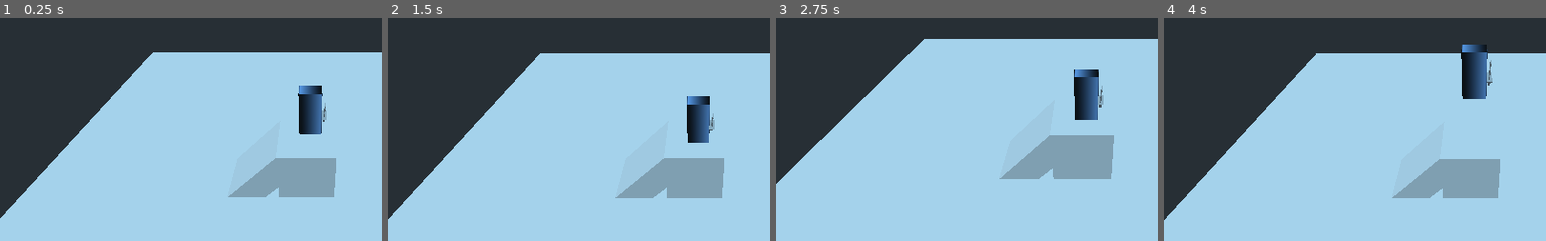
Above: before the commit, frames 1-4 (left to right).
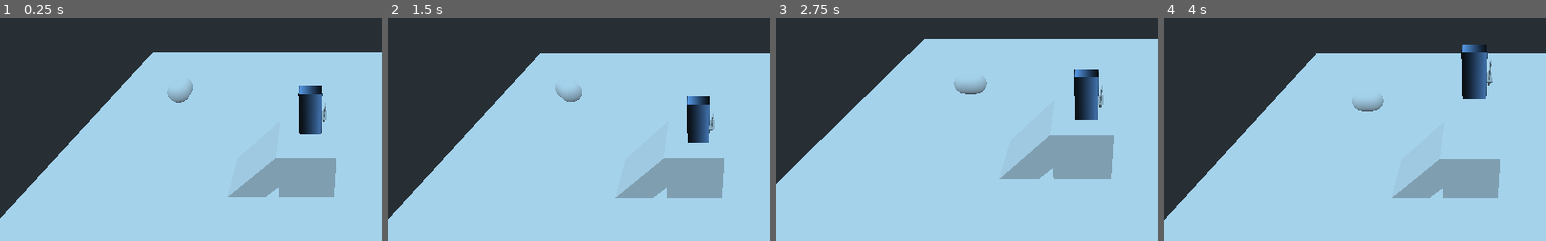
Above: after the commit, the same moments.

Repository: MXsora/Valeria-game
Game: Godot game, scene res://Scenes/Test.tscn
Two runs of this game, one before a commit and one after it. Both use one fixed random seed, a clock stepped at 60 frames per second and the inputs below.
Inputs:
- Up to frame 1 (0.25 s): no input
- Up to frame 2 (1.5 s): tap Space (ig_jump) at 0.77 s
- Up to frame 3 (2.75 s): tap Space (ig_jump) at 1.52 s
- Up to frame 4 (4 s): tap Space (ig_jump) at 3.02, 3.77 s
The pictures show only the part of the screen within x 9-59%, y 30-80%; the shares and areas given below are measured in that part.

The runs differ from the first frame. In frame 1, 0.3% of the frame differs, in the area x 43-51%, y 27-39%; in frame 2, 0.3%; in frame 3, 0.4%, in the area x 46-56%, y 26-35%; in frame 4, 0.3%.

Commit message:
Basic Enemy, attack test started

Diff:
--- /dev/null
+++ b/Scenes/InGame/EnemyBase.tscn
@@ -0,0 +1,60 @@
+[gd_scene load_steps=6 format=2]
+
+[ext_resource path="res://Scripts/EnemyBase.gd" type="Script" id=1]
+
+[sub_resource type="CapsuleMesh" id=1]
+
+[sub_resource type="Animation" id=3]
+length = 0.001
+tracks/0/type = "value"
+tracks/0/path = NodePath("Graphics/MeshInstance:scale")
+tracks/0/interp = 1
+tracks/0/loop_wrap = true
+tracks/0/imported = false
+tracks/0/enabled = true
+tracks/0/keys = {
+"times": PoolRealArray( 0 ),
+"transitions": PoolRealArray( 1 ),
+"update": 0,
+"values": [ Vector3( 1, 1, 1 ) ]
+}
+
+[sub_resource type="Animation" id=4]
+resource_name = "hurt_test"
+length = 0.3
+tracks/0/type = "value"
+tracks/0/path = NodePath("Graphics/MeshInstance:scale")
+tracks/0/interp = 1
+tracks/0/loop_wrap = true
+tracks/0/imported = false
+tracks/0/enabled = true
+tracks/0/keys = {
+"times": PoolRealArray( 0, 0.1, 0.2, 0.3 ),
+"transitions": PoolRealArray( 1, 1, 1, 1 ),
+"update": 0,
+"values": [ Vector3( 1, 1, 1 ), Vector3( 1.444, 0.574, 1 ), Vector3( 0.908, 1.152, 1 ), Vector3( 1, 1, 1 ) ]
+}
+
+[sub_resource type="CapsuleShape" id=2]
+
+[node name="Enemy" type="KinematicBody"]
+script = ExtResource( 1 )
+
+[node name="Graphics" type="Spatial" parent="."]
+
+[node name="MeshInstance" type="MeshInstance" parent="Graphics"]
+mesh = SubResource( 1 )
+skeleton = NodePath("../..")
+
+[node name="AnimationPlayer" type="AnimationPlayer" parent="Graphics"]
+root_node = NodePath("../..")
+anims/RESET = SubResource( 3 )
+anims/hurt_test = SubResource( 4 )
+
+[node name="CollisionShape" type="CollisionShape" parent="."]
+shape = SubResource( 2 )
+
+[node name="Timer" type="Timer" parent="."]
+autostart = true
+
+[connection signal="timeout" from="Timer" to="." method="_on_Timer_timeout"]
--- a/Scenes/InGame/Player.tscn
+++ b/Scenes/InGame/Player.tscn
@@ -1,8 +1,87 @@
-[gd_scene load_steps=10 format=2]
+[gd_scene load_steps=12 format=2]
 
 [ext_resource path="res://Scripts/CameraOrbit.gd" type="Script" id=1]
 [ext_resource path="res://Art/Work Files/TestSword.dae" type="PackedScene" id=2]
 [ext_resource path="res://Scripts/Player.gd" type="Script" id=3]
+
+[sub_resource type="Animation" id=9]
+length = 0.001
+tracks/0/type = "value"
+tracks/0/path = NodePath("WeaponHolder:translation")
+tracks/0/interp = 1
+tracks/0/loop_wrap = true
+tracks/0/imported = false
+tracks/0/enabled = true
+tracks/0/keys = {
+"times": PoolRealArray( 0 ),
+"transitions": PoolRealArray( 1 ),
+"update": 0,
+"values": [ Vector3( 0.44722, 0.769016, 0.0721291 ) ]
+}
+tracks/1/type = "value"
+tracks/1/path = NodePath("WeaponHolder:rotation_degrees")
+tracks/1/interp = 1
+tracks/1/loop_wrap = true
+tracks/1/imported = false
+tracks/1/enabled = true
+tracks/1/keys = {
+"times": PoolRealArray( 0 ),
+"transitions": PoolRealArray( 1 ),
+"update": 0,
+"values": [ Vector3( 36, 0, 0 ) ]
+}
+tracks/2/type = "value"
+tracks/2/path = NodePath("WeaponHolder:scale")
+tracks/2/interp = 1
+tracks/2/loop_wrap = true
+tracks/2/imported = false
+tracks/2/enabled = true
+tracks/2/keys = {
+"times": PoolRealArray( 0 ),
+"transitions": PoolRealArray( 1 ),
+"update": 0,
+"values": [ Vector3( 1, 1, 1 ) ]
+}
+
+[sub_resource type="Animation" id=10]
+resource_name = "attack_Test"
+length = 0.8
+tracks/0/type = "value"
+tracks/0/path = NodePath("WeaponHolder:translation")
+tracks/0/interp = 1
+tracks/0/loop_wrap = true
+tracks/0/imported = false
+tracks/0/enabled = true
+tracks/0/keys = {
+"times": PoolRealArray( 0, 0.2, 0.6, 0.8 ),
+"transitions": PoolRealArray( 2.37841, 0.435275, 1.93187, 1 ),
+"update": 0,
+"values": [ Vector3( 0.44722, 0.769016, 0.0721291 ), Vector3( 0.660832, 0.881931, -0.143301 ), Vector3( -0.241702, 0.825607, 0.546187 ), Vector3( 0.44722, 0.769016, 0.0721291 ) ]
+}
+tracks/1/type = "value"
+tracks/1/path = NodePath("WeaponHolder:rotation_degrees")
+tracks/1/interp = 1
+tracks/1/loop_wrap = true
+tracks/1/imported = false
+tracks/1/enabled = true
+tracks/1/keys = {
+"times": PoolRealArray( 0, 0.2, 0.6, 0.8 ),
+"transitions": PoolRealArray( 2.37841, 0.435275, 1.93187, 1 ),
+"update": 0,
+"values": [ Vector3( 36, 0, 0 ), Vector3( -1.32203, 5.58161, -16.0354 ), Vector3( 27.3478, -128.868, -95.2929 ), Vector3( 36, 0, 0 ) ]
+}
+tracks/2/type = "value"
+tracks/2/path = NodePath("WeaponHolder:scale")
+tracks/2/interp = 1
+tracks/2/loop_wrap = true
+tracks/2/imported = false
+tracks/2/enabled = true
+tracks/2/keys = {
+"times": PoolRealArray( 0, 0.2, 0.6, 0.8 ),
+"transitions": PoolRealArray( 2.37841, 0.435275, 1.93187, 1 ),
+"update": 0,
+"values": [ Vector3( 1, 1, 1 ), Vector3( 1, 1, 1 ), Vector3( 1, 1, 1 ), Vector3( 1, 1, 1 ) ]
+}
 
 [sub_resource type="CubeMesh" id=7]
 size = Vector3( 0.746, 1.634, 0.508 )
@@ -22,15 +101,23 @@
 height = 1.64983
 radius = 0.382149
 
-[sub_resource type="BoxShape" id=3]
-extents = Vector3( 0.0697845, 0.580521, 0.12995 )
+[sub_resource type="CapsuleShape" id=11]
+radius = 0.106496
 
 [node name="Player" type="KinematicBody"]
 script = ExtResource( 3 )
 
-[node name="model" type="MeshInstance" parent="."]
+[node name="Graphics" type="Spatial" parent="."]
+
+[node name="AnimationPlayer" type="AnimationPlayer" parent="Graphics"]
+root_node = NodePath("../..")
+anims/RESET = SubResource( 9 )
+anims/attack_Test = SubResource( 10 )
+
+[node name="model" type="MeshInstance" parent="Graphics"]
 transform = Transform( 1, 0, 0, 0, 1, 0, 0, 0, 1, 0, 1, 0 )
 mesh = SubResource( 7 )
+skeleton = NodePath("../..")
 material/0 = SubResource( 4 )
 
 [node name="CollisionShape" type="CollisionShape" parent="."]
@@ -52,5 +139,5 @@
 [node name="HitBox" type="Area" parent="WeaponHolder"]
 
 [node name="CollisionShape" type="CollisionShape" parent="WeaponHolder/HitBox"]
-transform = Transform( 1, 0, 0, 0, 1, 0, 0, 0, 1, -0.00455928, 0.818197, -0.0117473 )
-shape = SubResource( 3 )
+transform = Transform( 1, 0, 0, 0, -4.37114e-08, -1, 0, 1, -4.37114e-08, -0.00455928, 0.818197, -0.0117473 )
+shape = SubResource( 11 )
--- a/Scenes/Test.tscn
+++ b/Scenes/Test.tscn
@@ -1,6 +1,7 @@
-[gd_scene load_steps=8 format=2]
+[gd_scene load_steps=9 format=2]
 
 [ext_resource path="res://Scenes/InGame/Player.tscn" type="PackedScene" id=1]
+[ext_resource path="res://Scenes/InGame/EnemyBase.tscn" type="PackedScene" id=2]
 
 [sub_resource type="CubeMesh" id=6]
 size = Vector3( 22, 0.342, 22 )
@@ -55,3 +56,6 @@
 
 [node name="CollisionShape" type="CollisionShape" parent="test geo/testGeo2/StaticBody"]
 shape = SubResource( 5 )
+
+[node name="Enemy" parent="." instance=ExtResource( 2 )]
+transform = Transform( 0.5, 0, 0, 0, 0.5, 0, 0, 0, 0.5, -6.68505, 1.23155, -4.53204 )
--- /dev/null
+++ b/Scripts/EnemyBase.gd
@@ -0,0 +1,38 @@
+extends KinematicBody
+
+
+var moveSpeed: float = 2.0
+var turnSpeed: float = 90.0
+
+var gravity: float = 4.0
+
+enum states {IDLE, TURNING, MOVING, ATTACKING}
+var currentState
+
+var forward: Vector3 = Vector3(0, 0, 0)
+
+onready var animPlayer = get_node("AnimationPlayer")
+onready var timer = get_node("Timer")
+
+
+func _ready():
+	currentState = states.IDLE
+	timer.start()
+
+
+func _physics_process(delta):
+	forward.y -= gravity * delta
+	if (currentState == states.TURNING):
+		rotation_degrees.y += turnSpeed * delta
+	if (currentState == states.MOVING):
+		forward = move_and_slide(forward)
+
+func changeState():
+	forward = transform.basis.z * moveSpeed
+	if(currentState == states.MOVING):
+		currentState = states.IDLE
+	else:
+		currentState = currentState + 1
+
+func _on_Timer_timeout():
+	changeState()
--- a/Scripts/Player.gd
+++ b/Scripts/Player.gd
@@ -29,7 +29,7 @@
 enum attackStates {DODGING, ATTACK1, TTACK2, ATTACK3, SPECIAL}
 enum weapons {SwordAndBoard, GreatSword, Daggers, Scythe, Caestus, SwordWhip, BallAndChain, PunchClaws, BasicLongSword}
 var currentJumpState
-var curWeapon
+var currentWeapon
 
 var attackCount: int = 0
 
@@ -42,12 +42,12 @@
 
 onready var cameraOrbit = get_node("CameraOrbit")
 onready var model = get_node("model")
+onready var animPlayer = get_node("AnimationPlayer")
 
 func _ready():
 	cameraOrbit.set_as_toplevel(true)
 	currentJumpState = jumpStates.READY
-
-	pass
+	currentWeapon = weapons.BasicLongSword
 
 func _physics_process(delta):
 	cameraFollow()
@@ -57,6 +57,8 @@
 	direction = move_and_slide_with_snap(direction, snapVector, Vector3.UP, true)
 	if(Input.is_action_just_pressed("ig_jump") and currentJumpState == jumpStates.READY):
 		jump()
+	if(Input.is_action_just_pressed("ig_attack")):
+		basicAttackString()
 	if(is_on_floor() and currentJumpState == jumpStates.FALLING):
 		currentJumpState = jumpStates.READY
 		snapVector = Vector3.DOWN
@@ -85,7 +87,7 @@
 	cameraOrbit.translation = lerp(cameraOrbit.translation, translation, .1)
 
 func basicAttackString():
-	match curWeapon:
+	match currentWeapon:
 		weapons.SwordAndBoard:
 			pass
 		weapons.GreatSword:
@@ -103,10 +105,10 @@
 		weapons.PunchClaws:
 			pass
 		weapons.BasicLongSword:
-			pass
+			animPlayer.play("attack_Test")
 
 func heavyAttack():
-	match curWeapon:
+	match currentWeapon:
 		weapons.SwordAndBoard:
 			pass
 		weapons.GreatSword:
@@ -127,7 +129,7 @@
 			pass
 
 func specialAttack():
-	match curWeapon:
+	match currentWeapon:
 		weapons.SwordAndBoard:
 			pass
 		weapons.GreatSword:
